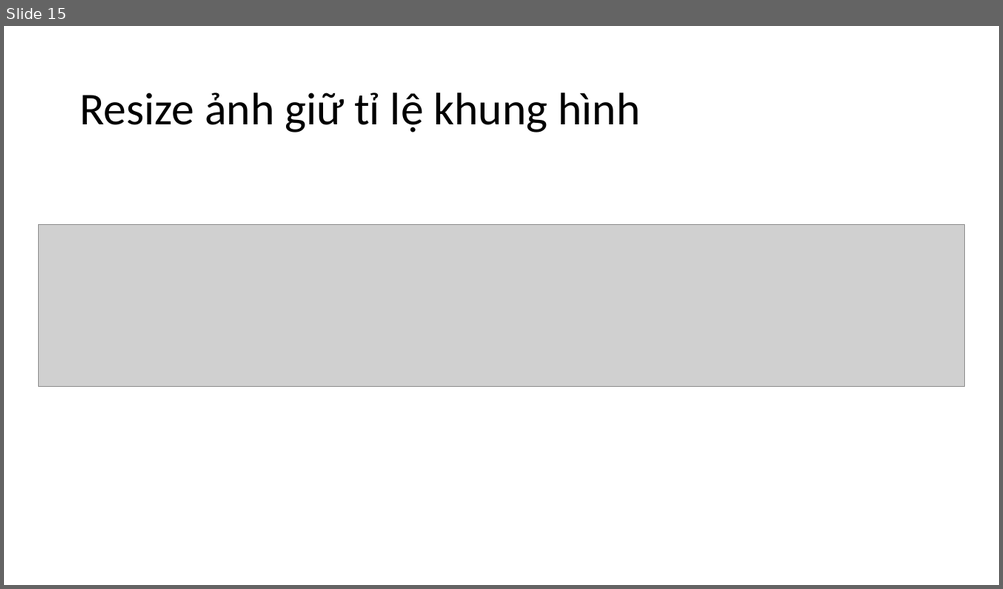
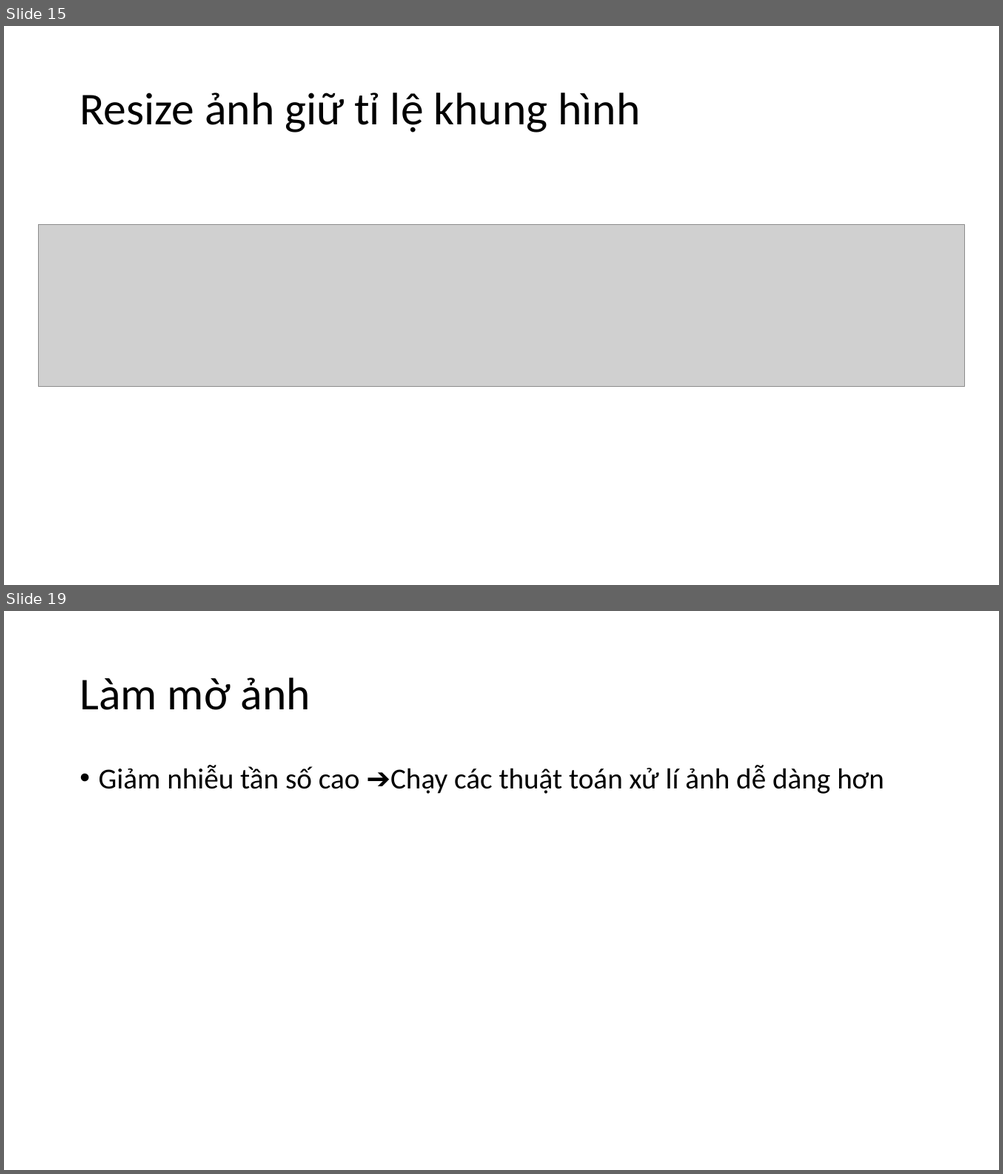
Before and after one commit to levinhhoang16/PyOpenCVCourse, a slide deck: Lecture/OpenCVCoban.pptx. Shown one above the other, each under a label of ours: slide 15 before the commit, slides 15 and 19 after it; the slides between them are not shown. The pictures are 1003x589 and 1003x1174 pixels, drawn with LibreOffice and Linux fonts; fonts in the diff are those of the drawing; grey boxes stand for pictures. Boxes give left, top, right and bottom in pixels: in the first picture for what was removed or moved away, otherwise in the second. Text is boxed around its words. In the diff, an @@ line names an element or a change of style, - is before the commit and + after.

```diff
--- a/Lecture/OpenCVCoban.pptx
+++ b/Lecture/OpenCVCoban.pptx
@@ slide 19 added at [4,611,999,1170], background #FFFFFF @@
@@ title added at [79,678,310,710], 44 pt, text #000000 @@
+Làm mờ ảnh
@@ text added at [99,765,830,794], 28 pt, text #000000 @@
+• Giảm nhiễu tần số cao ➔Chạy các thuật toán xử lí ảnh dễ dàng hơn
```
Also in this commit, not shown: 1 slide changed, 10 other slides added, 1 other file.
